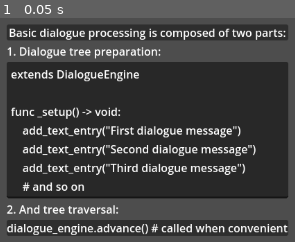
Above: before the commit, frame 1.
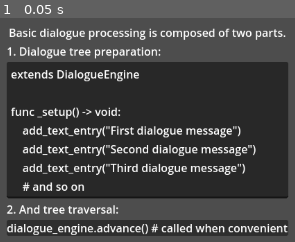
Above: after the commit, the same moment.

Repository: Rubonnek/dialogue-engine
Game: Godot game, scene res://demos/0. introduction/introduction.tscn
Two runs of this game, one before a commit and one after it. Both use one fixed random seed, a clock stepped at 60 frames per second and the inputs below. This scene is started directly instead of the project's main scene.
Inputs:
- Up to frame 1 (0.05 s): no input

The runs differ from the first frame. In frame 1, 4.7% of the frame differs, in the area x 2-98%, y 3-10%.

Commit message:
Cleanup demo 0

Diff:
--- a/demos/0. introduction/introduction.tscn
+++ b/demos/0. introduction/introduction.tscn
@@ -10,12 +10,9 @@
 [node name="IntroductionDemoVBoxContainer" type="VBoxContainer" parent="."]
 layout_mode = 2
 
-[node name="IntroductionDemoExaplanationPanelContainer" type="PanelContainer" parent="IntroductionDemoVBoxContainer"]
+[node name="IntroductionDemoExaplanationLabel" type="Label" parent="IntroductionDemoVBoxContainer"]
 layout_mode = 2
-
-[node name="IntroductionDemoExaplanationLabel" type="Label" parent="IntroductionDemoVBoxContainer/IntroductionDemoExaplanationPanelContainer"]
-layout_mode = 2
-text = "Basic dialogue processing is composed of two parts:"
+text = "Basic dialogue processing is composed of two parts."
 horizontal_alignment = 1
 
 [node name="IntroductionDemoPreparationLabel" type="Label" parent="IntroductionDemoVBoxContainer"]
